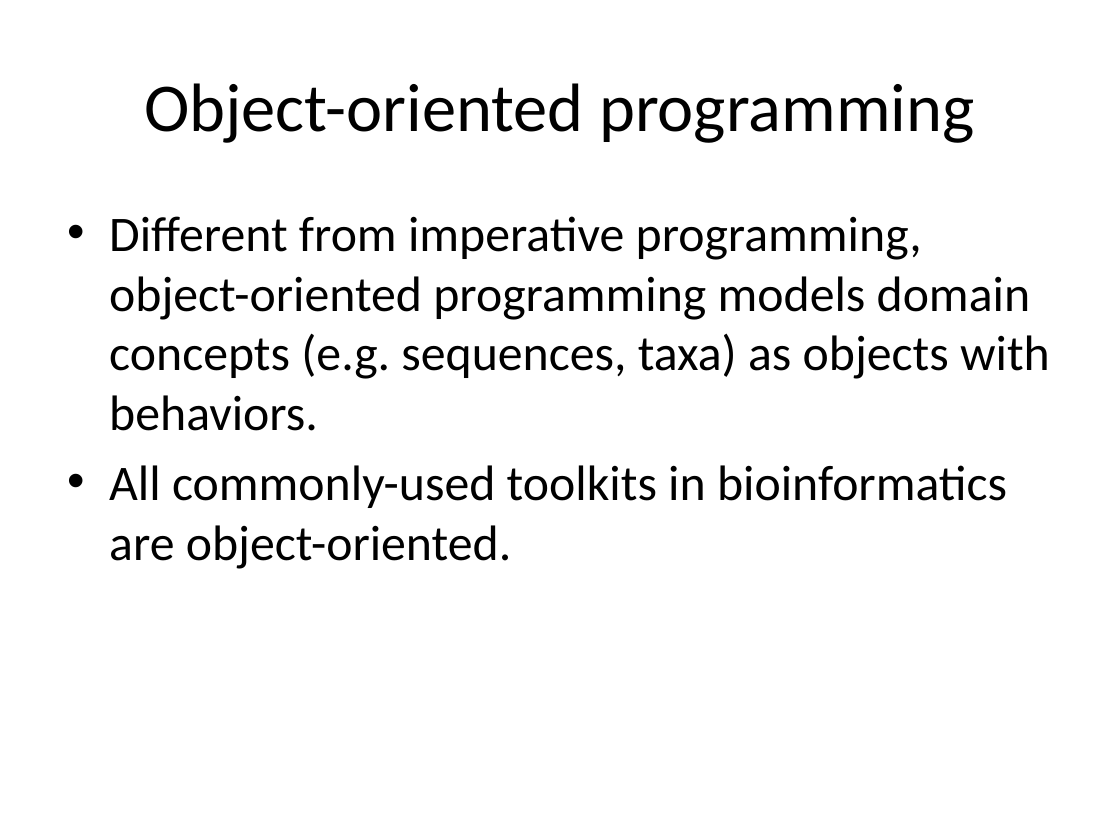
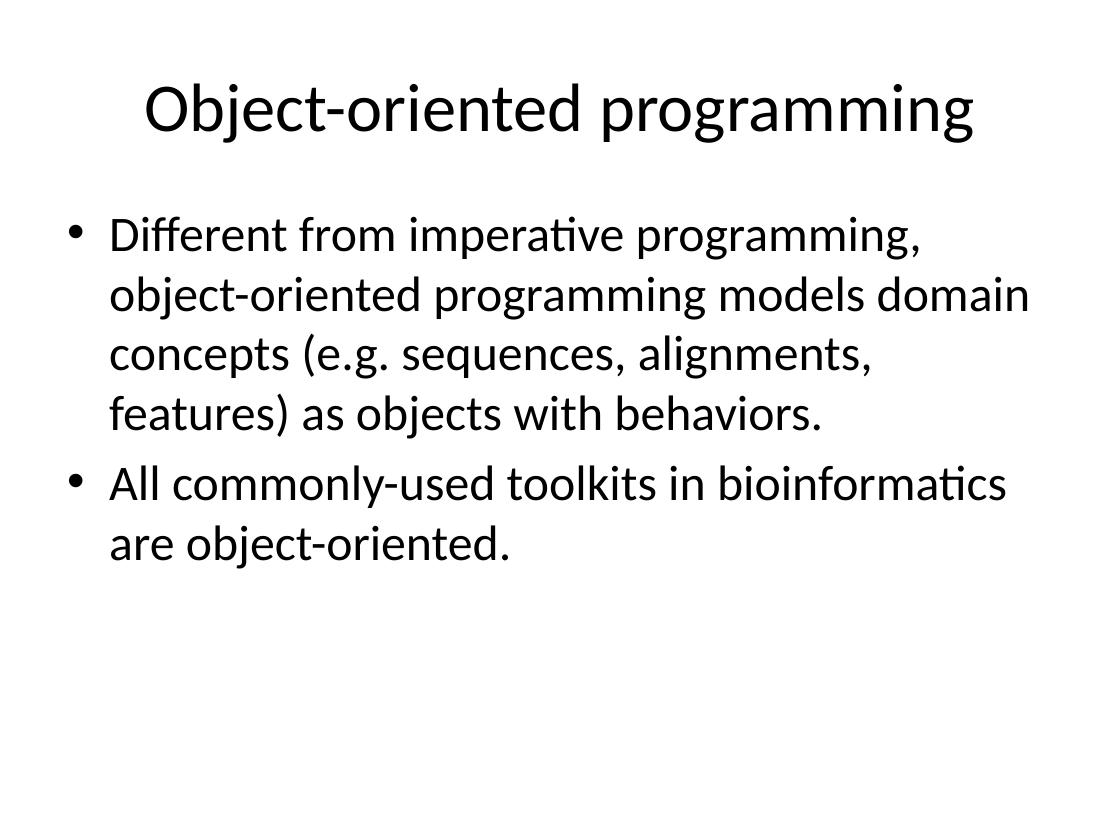
Before and after one commit to naturalis/arangs, a slide deck: slide 2 of doc/slides/day2/session4/Toolkits.pptx. Drawn at 1120x840 pixels with LibreOffice and Linux fonts; fonts in the diff are those of the drawing. Boxes give left, top, right and bottom in pixels: in the first picture for what was removed or moved away, otherwise in the second. Text is boxed around its words. In the diff, an @@ line names an element or a change of style, - is before the commit and + after.

```diff
--- a/doc/slides/day2/session4/Toolkits.pptx
+++ b/doc/slides/day2/session4/Toolkits.pptx
@@ text at (x1=109, y1=216, x2=1031, y2=439): text changed @@
-• Different from imperative programming, object-oriented programming models domain concepts (e.g. sequences, taxa) as objects with behaviors.
+• Different from imperative programming, object-oriented programming models domain concepts (e.g. sequences, alignments, features) as objects with behaviors.
```
Also in this commit, not shown: 4 other slides changed.
